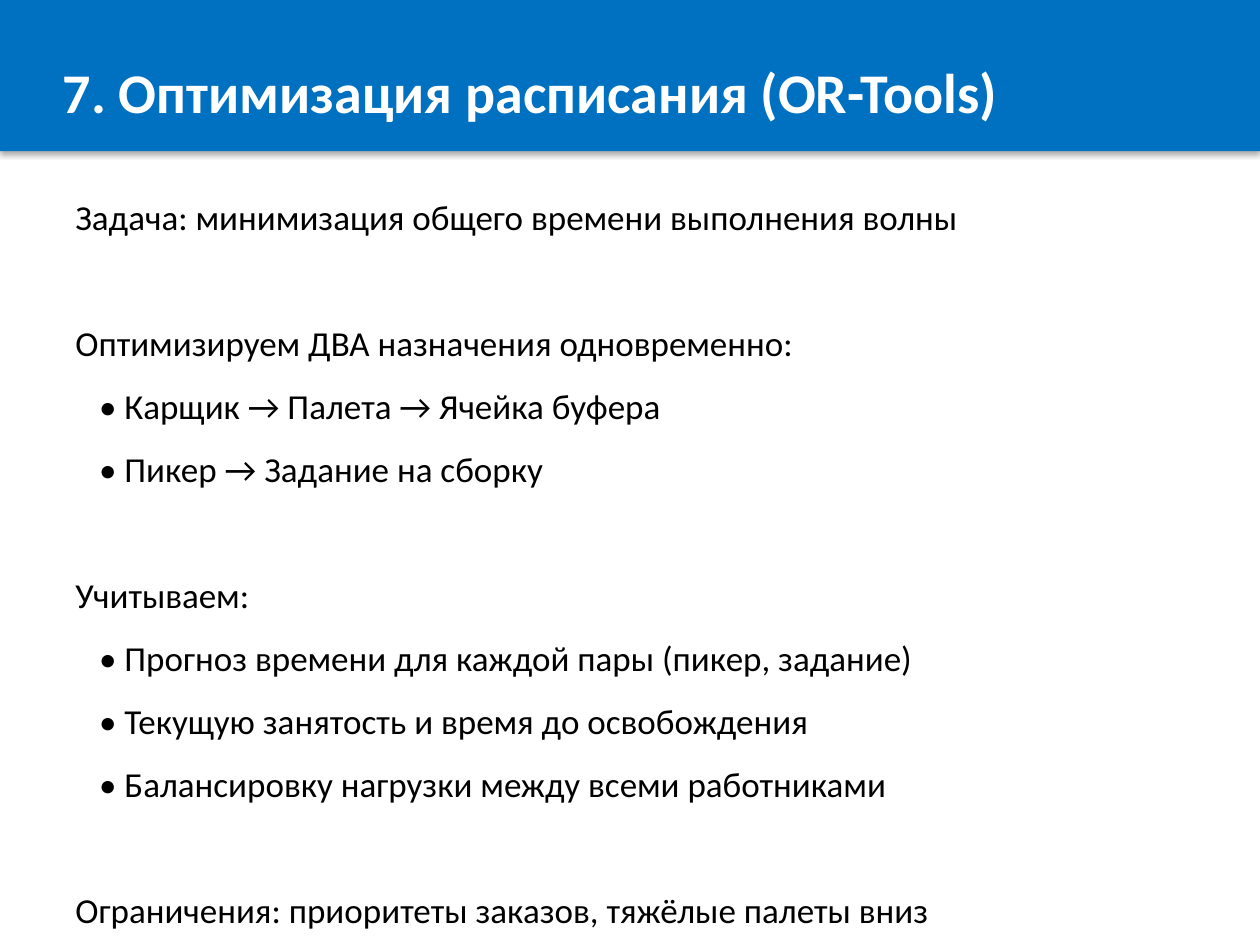
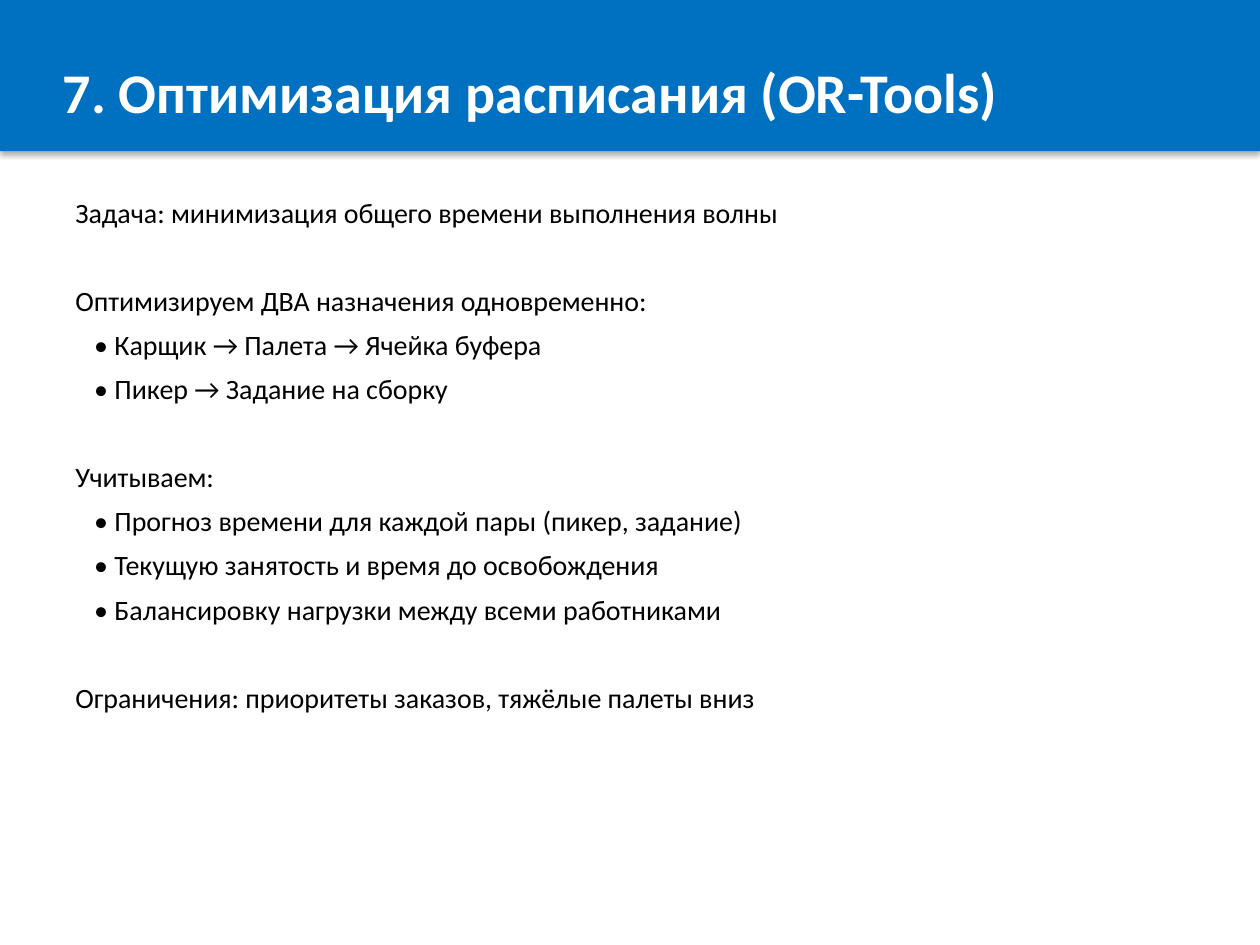
Before and after one commit to OnicaIon/WMSOpti, a slide deck: slide 8 of docs/WMS_Buffer_Optimization.pptx. Drawn at 1260x945 pixels with LibreOffice and Linux fonts; fonts in the diff are those of the drawing. Boxes give left, top, right and bottom in pixels: in the first picture for what was removed or moved away, otherwise in the second. Text is boxed around its words. In the diff, an @@ line names an element or a change of style, - is before the commit and + after.

Commit message:
Fix presentation: reduce font size, shorten long texts

```diff
--- a/docs/WMS_Buffer_Optimization.pptx
+++ b/docs/WMS_Buffer_Optimization.pptx
@@ text "Задача: минимизация общего времени выполнения ..." at [75,204,777,713]: size 20 to 16 pt; less space between paragraphs @@
```
Also in this commit, not shown: 9 other slides changed, 1 other file.
